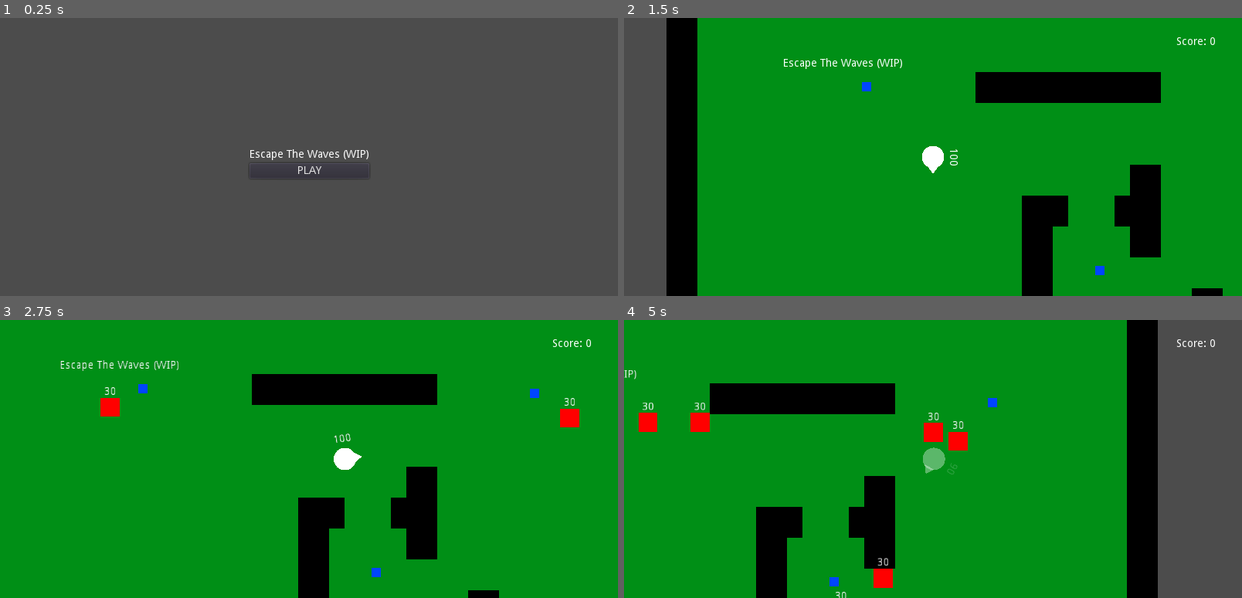
Above: before the commit, frames 1-4 (two rows, left to right).
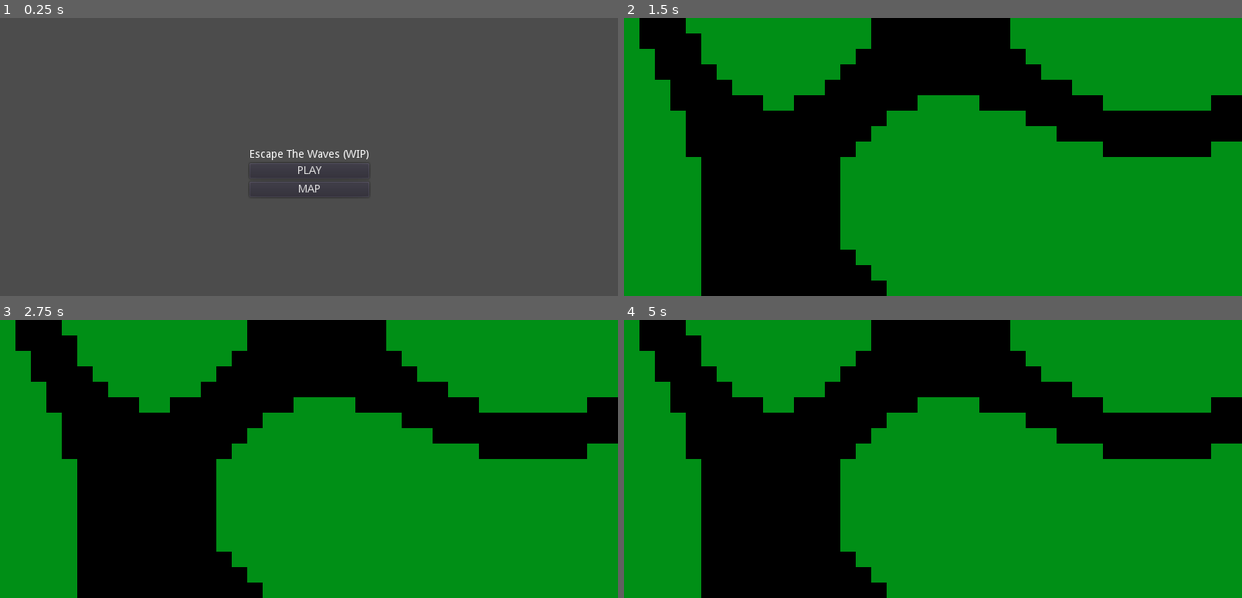
Above: after the commit, the same moments.

Repository: EmilienLeroy/EscapeTheWave
Game: Godot game, scene res://main.tscn
The game is run twice, just before and just after one commit, with the same random seed, the same clock (stepped at 60 frames per second) and the same inputs.
Inputs (mouse positions are in pixels of both pictures, inside the frame that each line leads up to):
- Up to frame 1 (0.25 s): no input
- Up to frame 2 (1.5 s): click (933, 190) at 0.5 s, where only the run after the commit has a clickable "MAP"; click (933, 170) at 1.25 s, where only the run before the commit has a clickable "PLAY"
- Up to frame 3 (2.75 s): tap Enter at 2 s; move the mouse to (444, 445) at 2.02 s; hold Right (ui_right) from 2.03 s (still down); click (444, 445) at 2.17 s
- Up to frame 4 (5 s): release Right (ui_right) at 2.75 s; drag from (809, 472) to (766, 389) at 2.77 s; move the mouse to (994, 397) at 3.52 s; hold Right (ui_right) 3.53-4.25 s; drag from (902, 514) to (865, 581) at 4.27 s

The runs differ from the first frame. In frame 1, 0.1% of the frame differs, in the area x 41-59%, y 60-65%; in frame 2, 48%; in frame 3, 38%; in frame 4, 50%, in the area x 0-100%, y 0-100%.

Commit message:
🚧 Begin the map generation using noise

Diff:
--- /dev/null
+++ b/entities/world/grass.tscn
@@ -0,0 +1,28 @@
+[gd_scene load_steps=3 format=2]
+
+[ext_resource path="res://assets/floor.png" type="Texture" id=1]
+
+[sub_resource type="TileSet" id=1]
+0/name = "floor.png 0"
+0/texture = ExtResource( 1 )
+0/tex_offset = Vector2( 0, 0 )
+0/modulate = Color( 1, 1, 1, 1 )
+0/region = Rect2( 0, 0, 20, 20 )
+0/tile_mode = 0
+0/occluder_offset = Vector2( 0, 0 )
+0/navigation_offset = Vector2( 0, 0 )
+0/shape_offset = Vector2( 0, 0 )
+0/shape_transform = Transform2D( 1, 0, 0, 1, 0, 0 )
+0/shape_one_way = false
+0/shape_one_way_margin = 0.0
+0/shapes = [  ]
+0/z_index = 0
+
+[node name="Grass" type="TileMap"]
+tile_set = SubResource( 1 )
+cell_size = Vector2( 20, 20 )
+show_collision = true
+compatibility_mode = true
+centered_textures = true
+cell_clip_uv = true
+format = 1
--- /dev/null
+++ b/entities/world/wall.tscn
@@ -0,0 +1,29 @@
+[gd_scene load_steps=3 format=2]
+
+[ext_resource path="res://assets/block.png" type="Texture" id=1]
+
+[sub_resource type="TileSet" id=1]
+0/name = "block.png 0"
+0/texture = ExtResource( 1 )
+0/tex_offset = Vector2( 0, 0 )
+0/modulate = Color( 1, 1, 1, 1 )
+0/region = Rect2( 0, 0, 20, 20 )
+0/tile_mode = 0
+0/occluder_offset = Vector2( 0, 0 )
+0/navigation_offset = Vector2( 0, 0 )
+0/shape_offset = Vector2( 0, 0 )
+0/shape_transform = Transform2D( 1, 0, 0, 1, 0, 0 )
+0/shape_one_way = false
+0/shape_one_way_margin = 0.0
+0/shapes = [  ]
+0/z_index = 0
+
+[node name="Wall" type="TileMap"]
+tile_set = SubResource( 1 )
+cell_size = Vector2( 20, 20 )
+cell_custom_transform = Transform2D( 10, 0, 0, 10, 0, 0 )
+show_collision = true
+compatibility_mode = true
+centered_textures = true
+cell_clip_uv = true
+format = 1
--- /dev/null
+++ b/entities/world/world.gd
@@ -0,0 +1,36 @@
+extends Node2D
+
+
+export var width = 40;
+export var height = 40;
+
+var noise;
+
+func _ready():
+	var noise = OpenSimplexNoise.new();
+
+	noise.seed = randi();
+	noise.octaves = 1.0;
+	noise.period = 20;
+
+	add_wall(noise);
+	add_grass();
+
+	pass
+
+func add_grass():
+	for x in width:
+		for y in height:
+			$Grass.set_cell(x, y, 0);
+
+	$Grass.update_bitmask_region(Vector2(0.0, 0.0), Vector2(width, height));
+
+
+func add_wall(noise):
+	for x in width:
+		for y in height:
+			var a = noise.get_noise_2d(x, y)
+			if a < 0.3 and a > 0.05:
+				$Wall.set_cell(x, y, 0);
+
+	$Wall.update_bitmask_region(Vector2(0.0, 0.0), Vector2(width, height));
--- /dev/null
+++ b/entities/world/world.tscn
@@ -0,0 +1,12 @@
+[gd_scene load_steps=4 format=2]
+
+[ext_resource path="res://entities/world/world.gd" type="Script" id=1]
+[ext_resource path="res://entities/world/wall.tscn" type="PackedScene" id=2]
+[ext_resource path="res://entities/world/grass.tscn" type="PackedScene" id=3]
+
+[node name="World" type="Node2D"]
+script = ExtResource( 1 )
+
+[node name="Grass" parent="." instance=ExtResource( 3 )]
+
+[node name="Wall" parent="." instance=ExtResource( 2 )]
--- a/scenes/home/home.gd
+++ b/scenes/home/home.gd
@@ -3,7 +3,11 @@
 
 func _ready():
 	$Box/Button.connect("button_down", self, "on_button_down")
+	$Box/Map.connect("button_down", self, "on_map_down")
 	pass
 
 func on_button_down():
 	Router.goto_scene("res://scenes/single/single.tscn");
+
+func on_map_down():
+	Router.goto_scene("res://entities/world/world.tscn");
--- a/scenes/home/home.tscn
+++ b/scenes/home/home.tscn
@@ -15,7 +15,7 @@
 
 [node name="Box" type="VBoxContainer" parent="."]
 margin_right = 155.0
-margin_bottom = 38.0
+margin_bottom = 62.0
 size_flags_horizontal = 15
 size_flags_vertical = 7
 alignment = 1
@@ -30,3 +30,9 @@
 margin_right = 155.0
 margin_bottom = 38.0
 text = "PLAY"
+
+[node name="Map" type="Button" parent="Box"]
+margin_top = 42.0
+margin_right = 155.0
+margin_bottom = 62.0
+text = "MAP"
